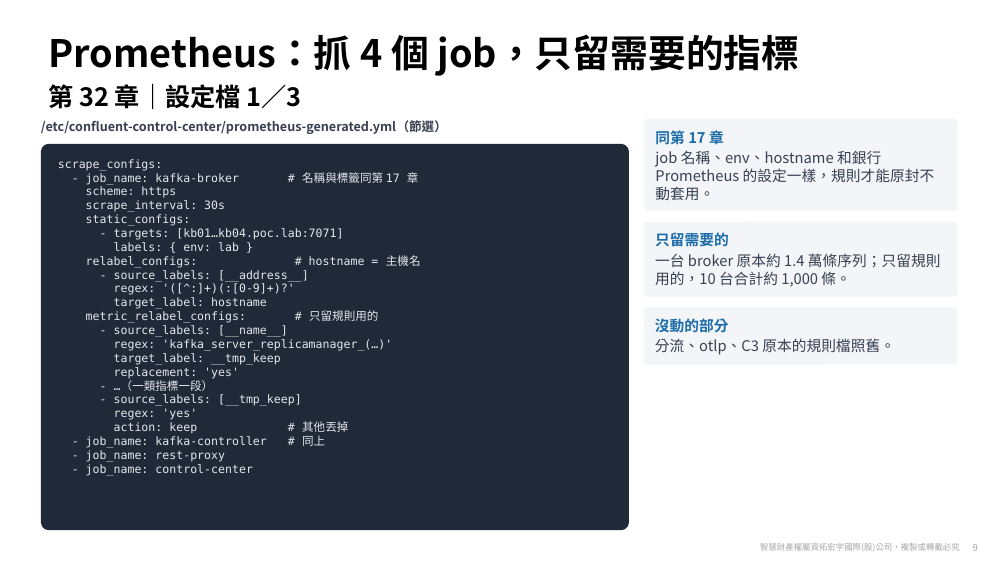
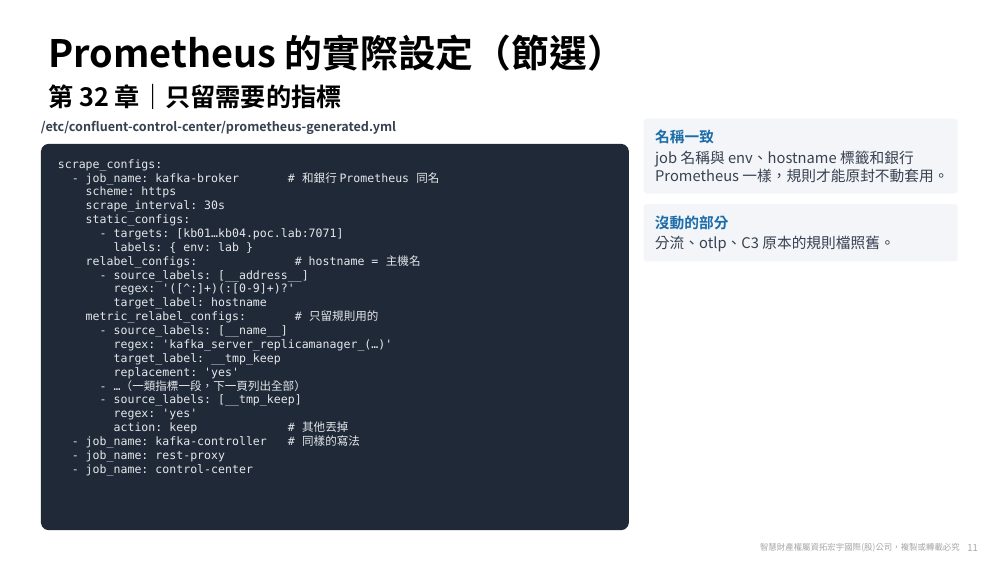
Before and after one commit to zxc81906119/kafka_install_ops, a slide deck: slide 11 of docs/Confluent-第32章-告警方案.pptx (slide 9 before the commit). Drawn at 1008x567 pixels with LibreOffice and Linux fonts; fonts in the diff are those of the drawing; background and template pictures are left out. Boxes give left, top, right and bottom in pixels: in the first picture for what was removed or moved away, otherwise in the second. Text is boxed around its words. In the diff, an @@ line names an element or a change of style, - is before the commit and + after.

```diff
--- a/docs/Confluent-第32章-告警方案.pptx
+++ b/docs/Confluent-第32章-告警方案.pptx
@@ title at <box>48,34,625,71</box>: text changed @@
-Prometheus：抓 4 個 job，只留需要的指標
+Prometheus 的實際設定（節選）
@@ text at <box>48,83,342,109</box>: text changed @@
-第 32 章｜設定檔 1／3
+第 32 章｜只留需要的指標
@@ rounded rectangle "名稱一致": place and size @@
-rounded rectangle "名稱一致" at <box>644,119,957,212</box>
+rounded rectangle "名稱一致" at <box>644,119,957,194</box>
@@ text at <box>41,121,396,134</box>: text changed @@
-/etc/confluent-control-center/prometheus-generated.yml（節選）
+/etc/confluent-control-center/prometheus-generated.yml
@@ text in rounded rectangle at <box>655,129,948,182</box>: text changed @@
-同第 17 章
-job 名稱、env、hostname 和銀行 Prometheus 的設定一樣，規則才能原封不動套用。
+名稱一致
+job 名稱與 env、hostname 標籤和銀行 Prometheus 一樣，規則才能原封不動套用。
@@ text in rounded rectangle at <box>86,172,439,184</box>: text changed @@
-- job_name: kafka-broker # 名稱與標籤同第 17 章
+- job_name: kafka-broker # 和銀行 Prometheus 同名
@@ rounded rectangle "沒動的部分": place and size @@
-rounded rectangle "沒動的部分" at <box>644,307,957,364</box>
+rounded rectangle "沒動的部分" at <box>644,204,957,262</box>
@@ rounded rectangle removed at <box>644,222,957,296</box> @@
-只留需要的
-一台 broker 原本約 1.4 萬條序列；只留規則用的，10 台合計約 1,000 條。
@@ text in rounded rectangle at <box>114,380,306,391</box>: text changed @@
-- …（一類指標一段）
+- …（一類指標一段，下一頁列出全部）
@@ text in rounded rectangle at <box>86,435,360,448</box>: text changed @@
-- job_name: kafka-controller # 同上
+- job_name: kafka-controller # 同樣的寫法
@@ page number at <box>967,544,977,551</box>: text changed @@
-9
+11
```
Also in this commit, not shown: 15 other slides changed, 14 slides added, 7 other files.
